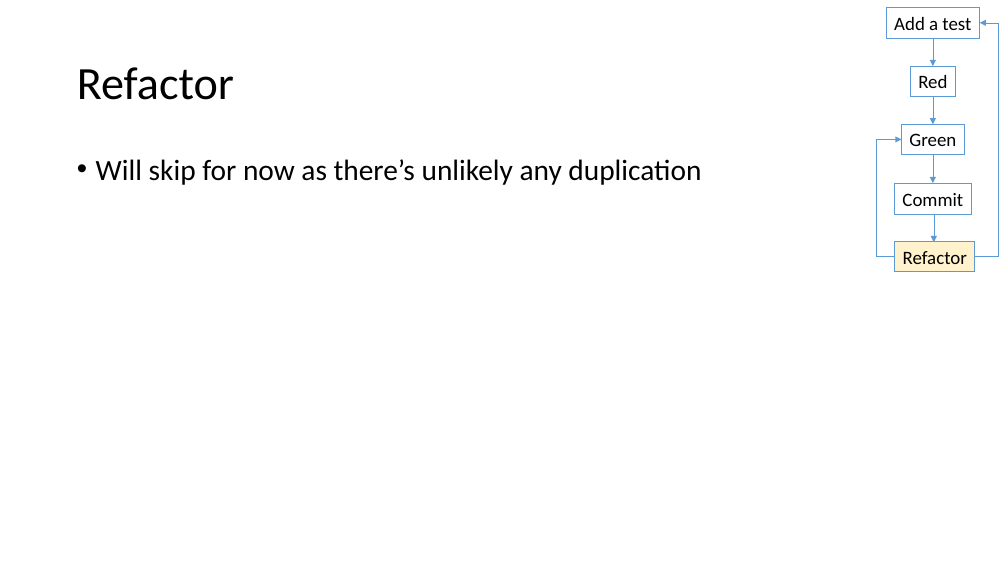
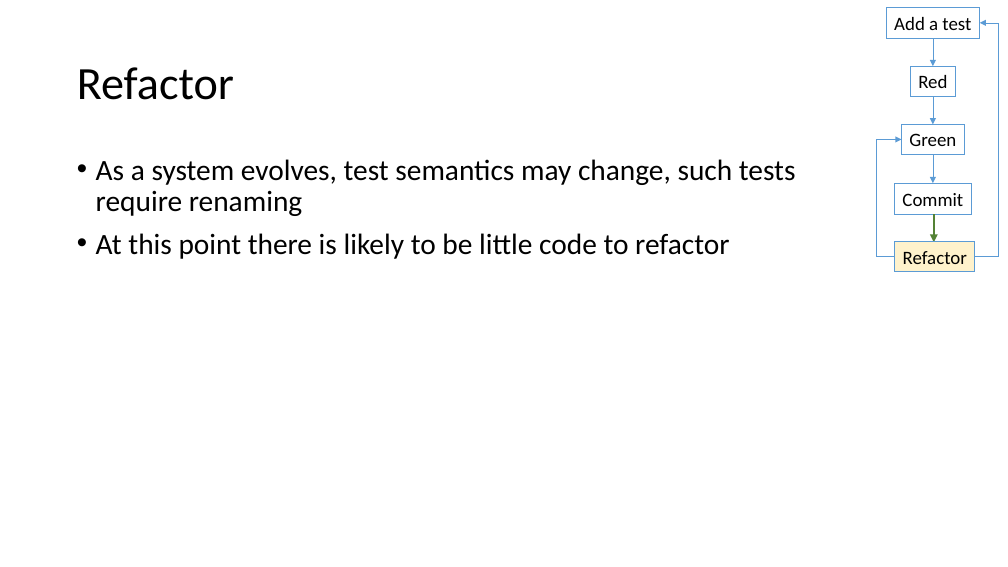
Before and after one commit to LlanddewiLovesYou/TDD_Darts, a slide deck: slide 21 of curriculum.pptx. Drawn at 1008x567 pixels with LibreOffice and Linux fonts; fonts in the diff are those of the drawing. Boxes give left, top, right and bottom in pixels: in the first picture for what was removed or moved away, otherwise in the second. Text is boxed around its words. In the diff, an @@ line names an element or a change of style, - is before the commit and + after.

```diff
--- a/curriculum.pptx
+++ b/curriculum.pptx
@@ text at [96,159,796,259]: text changed @@
-• Will skip for now as there’s unlikely any duplication
+• As a system evolves, test semantics may change, such tests require renaming
+• At this point there is likely to be little code to refactor
@@ arrow (934, 214) - (934, 242): stroke #5B9BD5 0.5 pt to #548235 2.5 pt @@
```
Also in this commit, not shown: 21 other slides changed.
